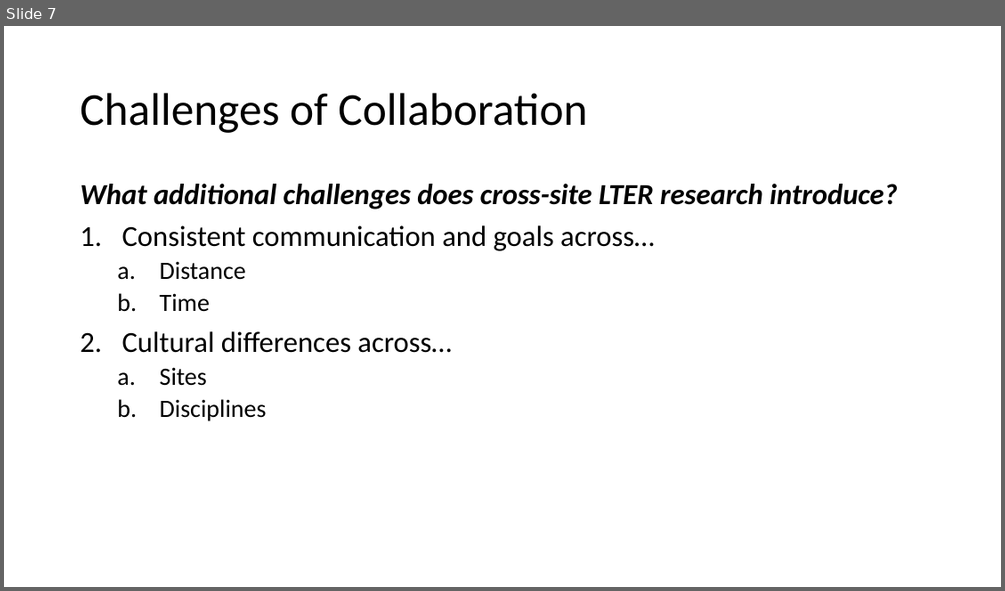
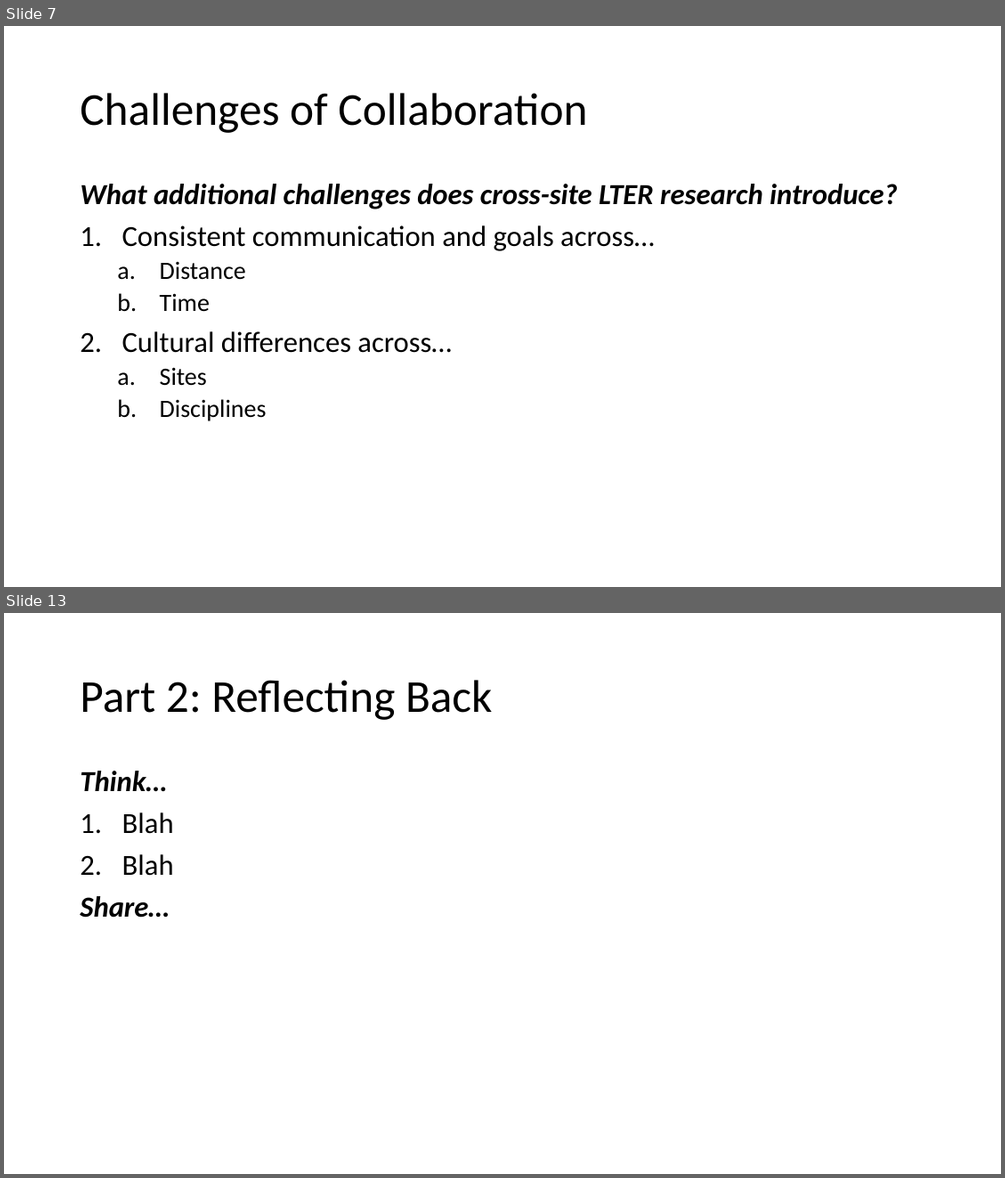
Before and after one commit to ReproducibleQM/n_commandments, a slide deck: pres_deck.pptx. Shown one above the other, each under a label of ours: slide 7 before the commit, slides 7 and 13 after it; the slides between them are not shown. The pictures are 1005x591 and 1005x1178 pixels, drawn with LibreOffice and Linux fonts; fonts in the diff are those of the drawing. Boxes give left, top, right and bottom in pixels: in the first picture for what was removed or moved away, otherwise in the second. Text is boxed around its words. In the diff, an @@ line names an element or a change of style, - is before the commit and + after.

```diff
--- a/pres_deck.pptx
+++ b/pres_deck.pptx
@@ slide 13 added at box(4, 613, 1001, 1174), background #FFFFFF @@
@@ title added at box(80, 680, 492, 720), 44 pt, text #000000 @@
+Part 2: Reflecting Back
@@ text added at box(80, 771, 174, 917), 28 pt, text #000000, bold, italic @@
+Think…
+1. Blah
+2. Blah
+Share…
```
Also in this commit, not shown: 8 other slides added.
